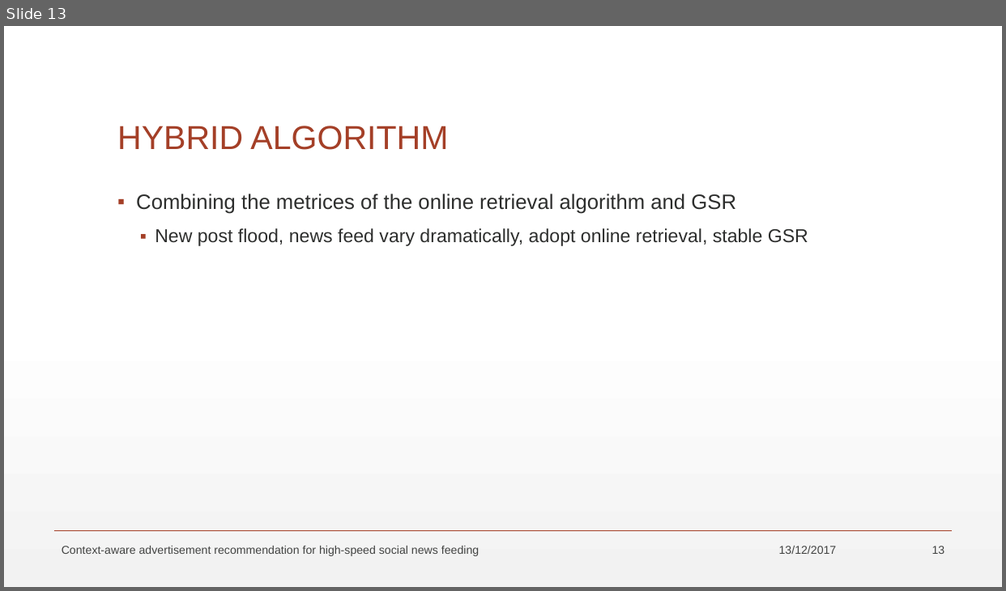
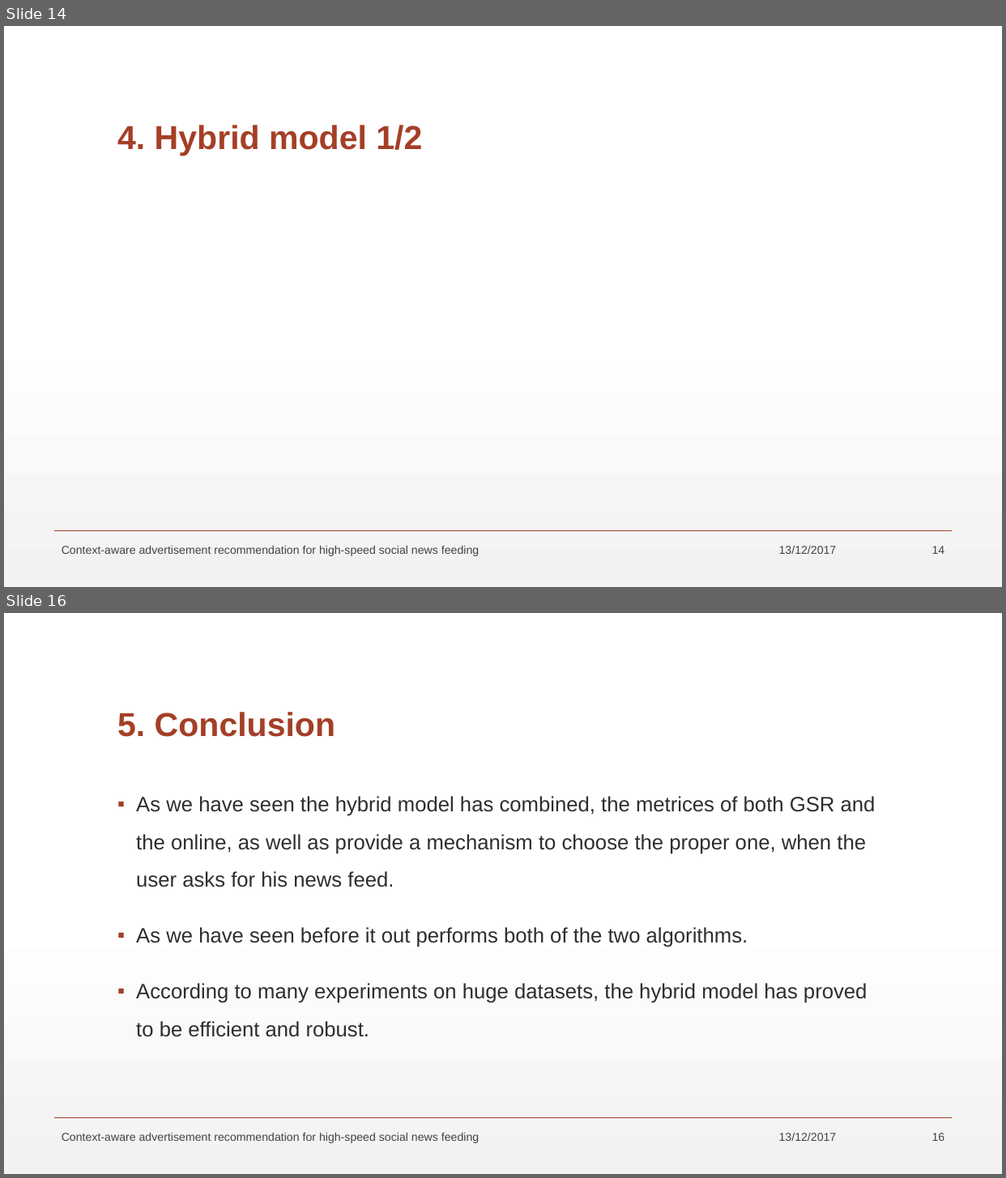
Before and after one commit to maltahan/Seminar, a slide deck: SeminarPresentation.pptx. Shown one above the other, each under a label of ours: slide 13 before the commit, slides 14 and 16 after it; the slides between them are not shown. The pictures are 1006x591 and 1006x1178 pixels, drawn with LibreOffice and Linux fonts; fonts in the diff are those of the drawing; grey boxes stand for pictures. Boxes give left, top, right and bottom in pixels: in the first picture for what was removed or moved away, otherwise in the second. Text is boxed around its words. In the diff, an @@ line names an element or a change of style, - is before the commit and + after.

```diff
--- a/SeminarPresentation.pptx
+++ b/SeminarPresentation.pptx
@@ slide 16 added at (4,613,1002,1174), background gradient #FFFFFF to #F2F2F2; not listed: 1 template element that a slide beside it also shows @@
@@ title added at (117,712,335,737), 32 pt, text #A43F27, bold @@
+5. Conclusion
@@ text added at (136,796,876,1037), 20 pt, text #2D2E2D @@
+▪ As we have seen the hybrid model has combined, the metrices of both GSR and the online, as well as provide a mechanism to choose the proper one, when the user asks for his news feed.
+▪ As we have seen before it out performs both of the two algorithms.
+▪ According to many experiments on huge datasets, the hybrid model has proved to be efficient and robust.
@@ text added at (62,1133,479,1144), 11 pt, text #424342 @@
+Context-aware advertisement recommendation for high-speed social news feeding
@@ text added at (779,1133,837,1141), 11 pt, text #424342 @@
+13/12/2017
@@ page number added at (932,1133,945,1141), 11 pt, text #424342 @@
+16
@@ what was slide 13 is now slide 14 @@
@@ slide 14 changed as well @@
@@ title at (117,125,422,156): text changed; bold on @@
-HYBRID ALGORITHM
+4. Hybrid model 1/2
@@ text removed at (136,194,808,246) @@
-▪ Combining the metrices of the online retrieval algorithm and GSR
-  ▪ New post flood, news feed vary dramatically, adopt online retrieval, stable GSR
@@ page number at (932,546,945,554): text changed @@
-13
+14
```
Also in this commit, not shown: 10 other slides changed, 2 other slides added.
